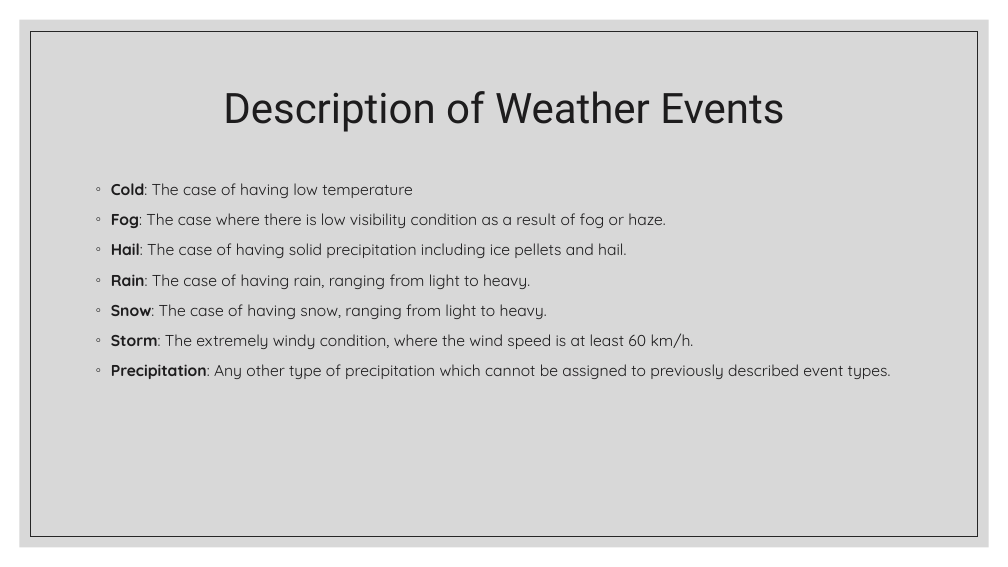
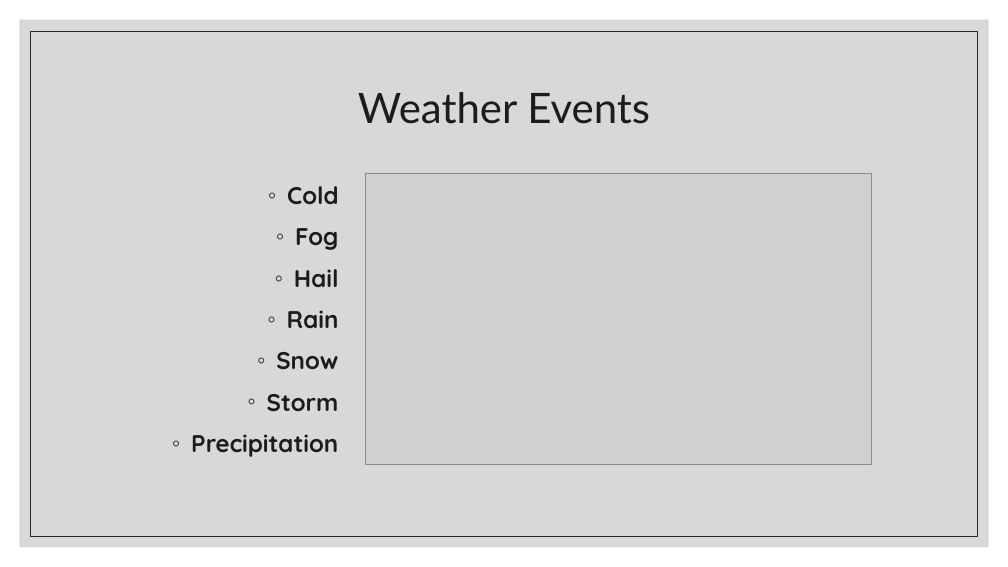
Before and after one commit to Fescamil1/Project3_Group4, a slide deck: slide 4 of Presentation.pptx (slide 3 before the commit). Drawn at 1008x567 pixels with LibreOffice and Linux fonts; fonts in the diff are those of the drawing; grey boxes stand for pictures. Boxes give left, top, right and bottom in pixels: in the first picture for what was removed or moved away, otherwise in the second. Text is boxed around its words. In the diff, an @@ line names an element or a change of style, - is before the commit and + after.

Commit message:
add ppt

```diff
--- a/Presentation.pptx
+++ b/Presentation.pptx
@@ rectangle at box(31, 31, 978, 536): outline #262626 0.5 pt to #262626 0.75 pt @@
@@ title at box(358, 92, 650, 124): text changed; font Roboto to Lato @@
-Description of Weather Events
+Weather Events
@@ picture added at box(365, 174, 872, 464) @@
@@ text removed at box(111, 183, 891, 379) @@
-◦ Cold: The case of having low temperature
-◦ Fog: The case where there is low visibility condition as a result of fog or haze.
-◦ Hail: The case of having solid precipitation including ice pellets and hail.
-◦ Rain: The case of having rain, ranging from light to heavy.
-◦ Snow: The case of having snow, ranging from light to heavy.
-◦ Storm: The extremely windy condition, where the wind speed is at least 60 km/h.
-◦ Precipitation: Any other type of precipitation which cannot be assigned to previously described event types.
@@ text added at box(191, 186, 339, 457), 23 pt, text #1D1C1D, bold @@
+◦ Cold
+◦ Fog
+◦ Hail
+◦ Rain
+◦ Snow
+◦ Storm
+◦ Precipitation
```
Also in this commit, not shown: 9 other slides changed, 1 slide added.
